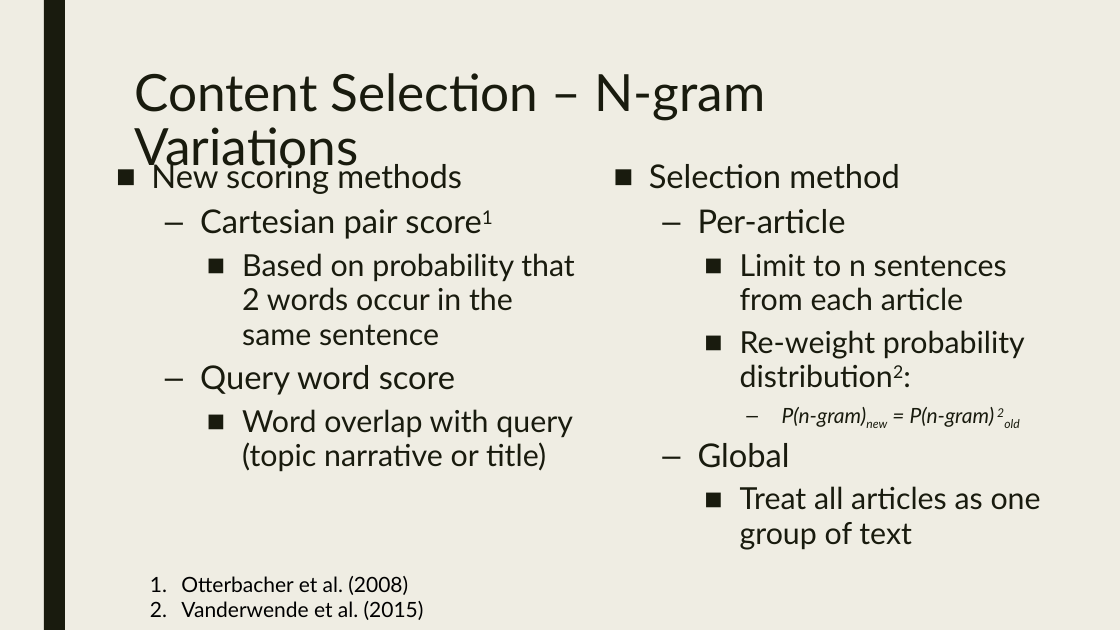
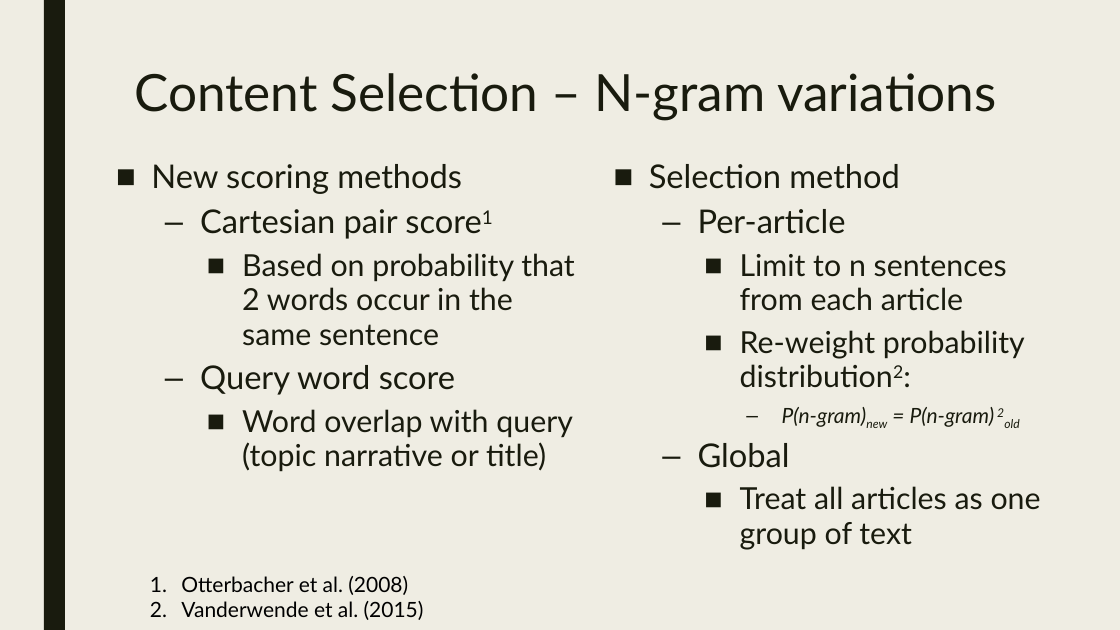
Before and after one commit to Mindful/ling-573, a slide deck: slide 9 of doc/D3_presentation.pptx (slide 10 before the commit). Drawn at 1120x630 pixels with LibreOffice and Linux fonts; fonts in the diff are those of the drawing. Boxes give left, top, right and bottom in pixels: in the first picture for what was removed or moved away, otherwise in the second. Text is boxed around its words. In the diff, an @@ line names an element or a change of style, - is before the commit and + after.

Commit message:
Update D3_presentation.pptx
Small fixes to presentation

```diff
--- a/doc/D3_presentation.pptx
+++ b/doc/D3_presentation.pptx
@@ title at box(134, 73, 996, 120): text changed @@
-Content Selection – N-gram Variations
+Content Selection – N-gram variations
```
Also in this commit, not shown: 3 other slides changed, 1 slide removed.
